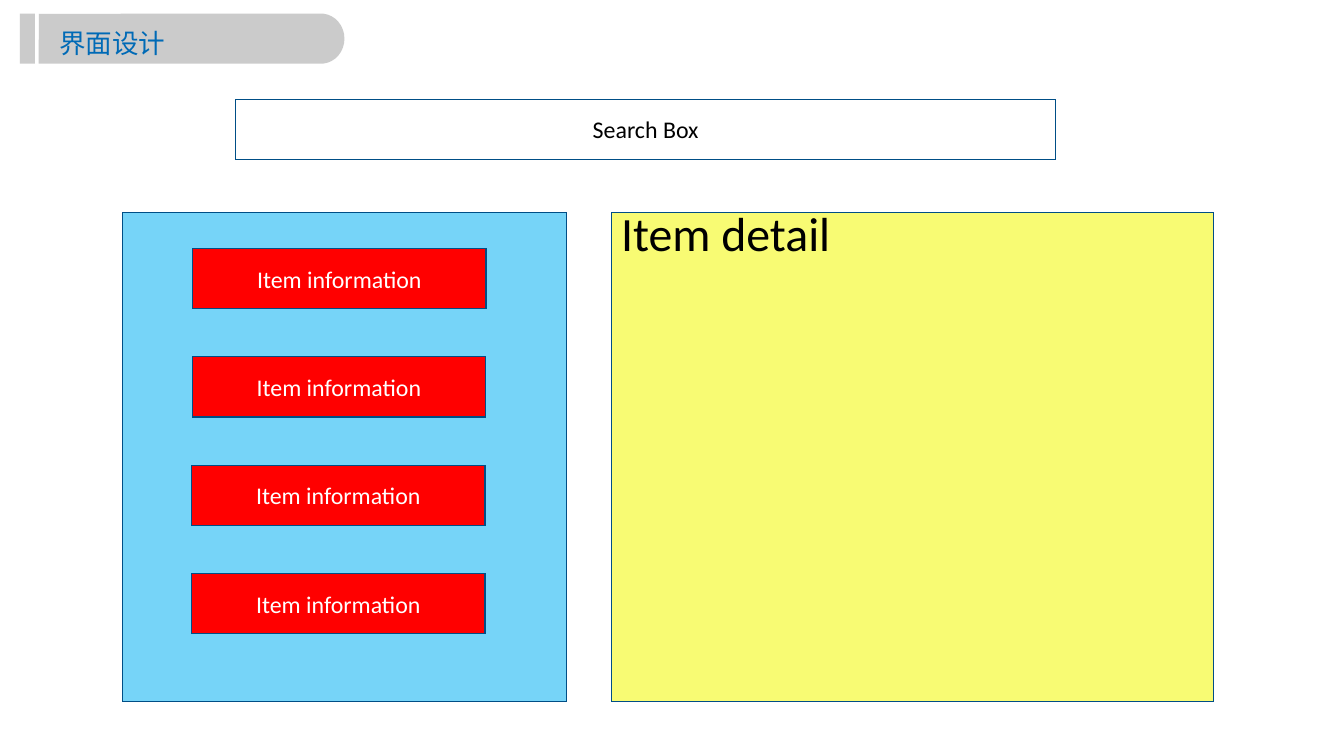
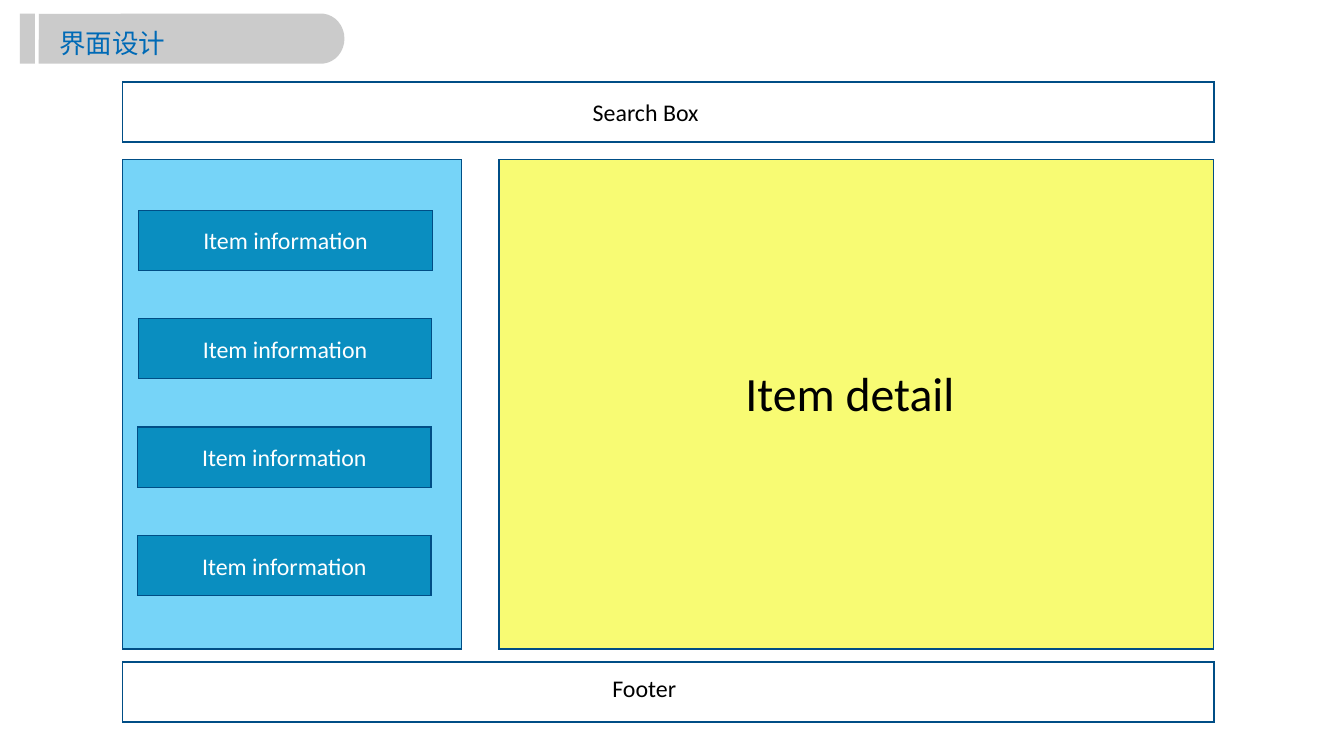
Before and after one commit to yfzm/FPSEI-team2, a slide deck: slide 10 of PROJECT2.pptx (slide 9 before the commit). Drawn at 1344x756 pixels with LibreOffice and Linux fonts; fonts in the diff are those of the drawing; background and template pictures are left out. Boxes give left, top, right and bottom in pixels: in the first picture for what was removed or moved away, otherwise in the second. Text is boxed around its words. In the diff, an @@ line names an element or a change of style, - is before the commit and + after.

```diff
--- a/PROJECT2.pptx
+++ b/PROJECT2.pptx
@@ rectangle: place and size @@
-rectangle at [235, 99, 1055, 160]
+rectangle at [122, 82, 1214, 142]
@@ text "Search Box": place and size @@
-text "Search Box" at [593, 121, 698, 138]
+text "Search Box" at [593, 104, 698, 121]
@@ rectangle: place and size @@
-rectangle at [122, 212, 567, 702]
+rectangle at [122, 160, 462, 649]
@@ rectangle: place and size @@
-rectangle at [612, 212, 1214, 702]
+rectangle at [499, 160, 1214, 649]
@@ 4 rectangles: place and size @@
-4 rectangles at [191, 249, 487, 634]
+4 rectangles at [138, 210, 432, 596]
@@ fill #FF0000 to #0A8EC0 in 4 elements at [139, 318, 432, 379], [138, 427, 431, 488], [138, 535, 431, 596], [139, 210, 432, 271] @@
@@ text "Item detail" rewrapped from [621, 211, 830, 252] to [745, 377, 955, 412] @@
@@ rectangle added at [122, 662, 1214, 723], fill #FFFFFF, outline #004E87 1 pt @@
@@ text added at [612, 681, 676, 697], 18 pt, text #000000 @@
+Footer
```
Also in this commit, not shown: 4 other slides changed, 4 slides added, 1 other file.
